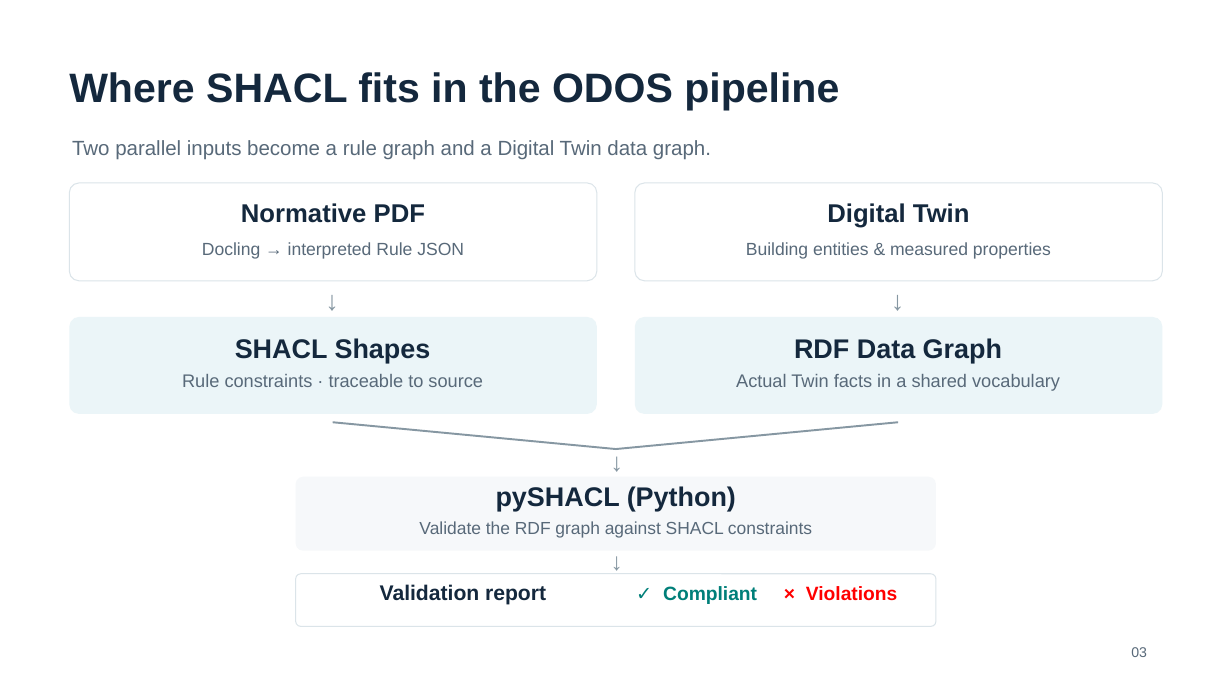
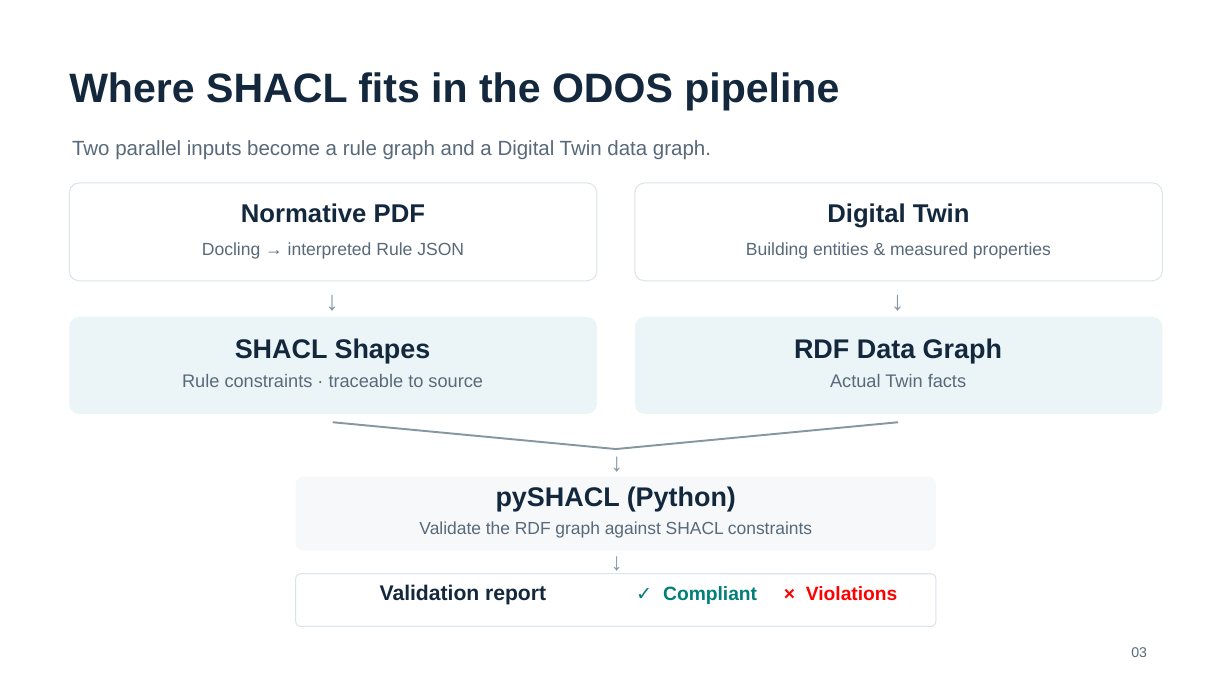
Before and after one commit to amosproj/amos2026ws04-odos, a slide deck: slide 3 of SHACL_Research.pptx. Drawn at 1232x693 pixels with LibreOffice and Linux fonts; fonts in the diff are those of the drawing. Boxes give left, top, right and bottom in pixels: in the first picture for what was removed or moved away, otherwise in the second. Text is boxed around its words. In the diff, an @@ line names an element or a change of style, - is before the commit and + after.

```diff
--- a/SHACL_Research.pptx
+++ b/SHACL_Research.pptx
@@ text at [830,374,966,387]: text changed @@
-Actual Twin facts in a shared vocabulary
+Actual Twin facts
```
Also in this commit, not shown: 1 other slide changed.
